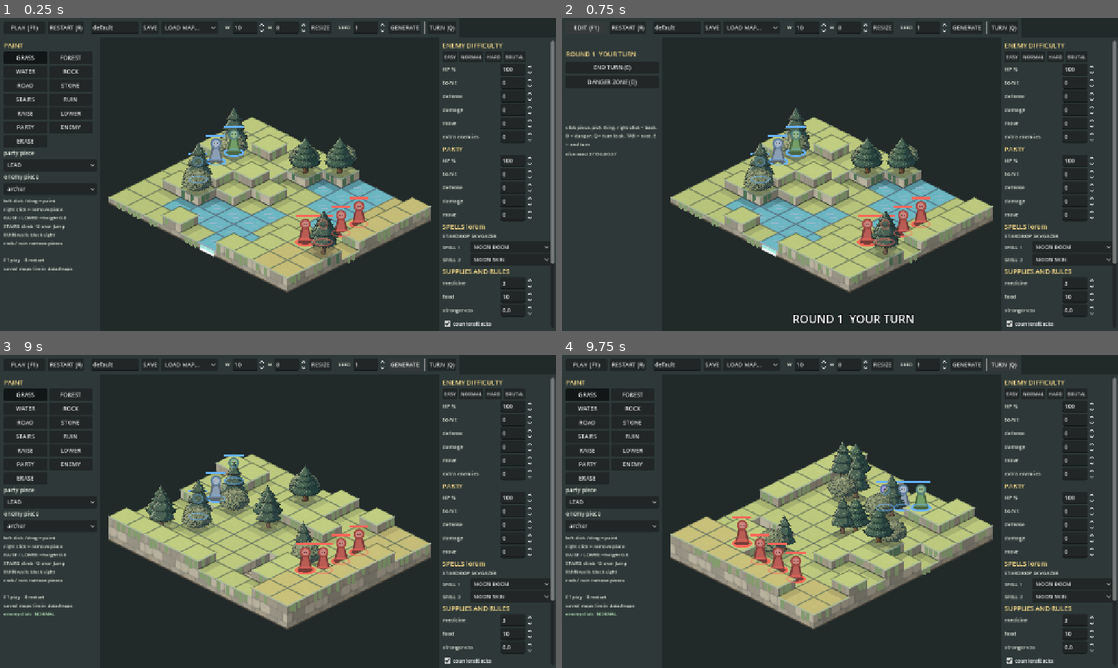
Above: before the commit, frames 1-4 (two rows, left to right).
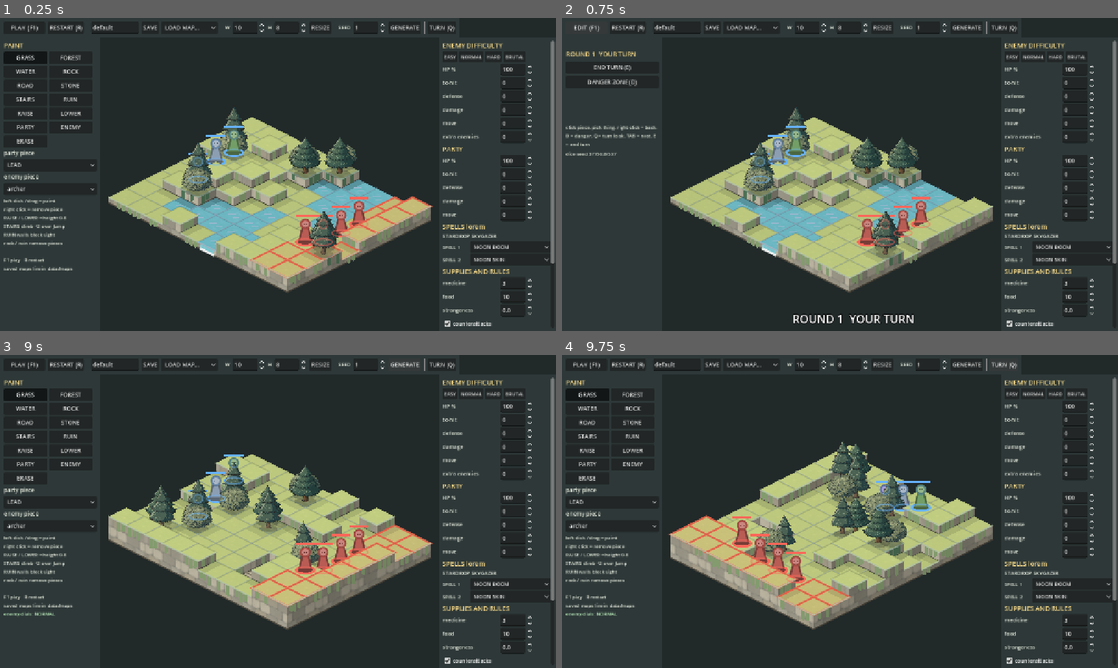
Above: after the commit, the same moments.

Repository: BrandonSigil/lodestone
Game: Godot game, scene res://scenes/combat_sandbox.tscn
The game is run twice, just before and just after one commit, with the same random seed, the same clock (stepped at 60 frames per second) and the same inputs. This scene is started directly instead of the project's main scene.
Inputs:
- Up to frame 1 (0.25 s): no input
- Up to frame 2 (0.75 s): click "PLAY (F1)" at 0.5 s
- Up to frame 3 (9 s): click "RESTART (R)" at 1.25 s; click "RESTART (R)" at 2 s; click "RESTART (R)" at 2.75 s; click "EASY" at 3.5 s; click "EASY" at 4.25 s; click "NORMAL" at 5 s; click "NORMAL" at 5.75 s; click "EDIT (F1)" at 6.5 s; click "PLAY (F1)" at 7.25 s; click "RESIZE" at 8 s; click "GENERATE" at 8.75 s
- Up to frame 4 (9.75 s): click "TURN (Q)" at 9.5 s

The runs differ from the first frame. In frame 1, 1.6% of the frame differs, in the area x 19-78%, y 31-84%; in frame 2, 1.1%; in frame 3, 1.6%; in frame 4, 1.5%.

Commit message:
Painted falls scroll, highlight rims on painted tops, softer grid lines
Co-Authored-By: Claude Opus 5.5 <noreply@anthropic.com>
Claude-Session: https://claude.ai/code/session_014TQzCz1JThk2mqjN25parv

Diff:
--- a/game/scripts/combat/combat_board.gd
+++ b/game/scripts/combat/combat_board.gd
@@ -287,12 +287,16 @@
 		draw_colored_polygon(top, Color(1.0, 0.55, 0.15, 0.22))
 	if highlights.has(c):
 		draw_colored_polygon(top, highlights[c])
+		if top_tex != null:
+			# Painted tops are busier than graybox, so highlighted cells also get a solid rim.
+			var rim: Color = highlights[c]
+			draw_polyline(PackedVector2Array([tl, tr, br, bl, tl]), Color(rim, 0.95), 2.0, true)
 	if area.has(c):
 		draw_colored_polygon(top, Color(1.0, 0.4, 0.2, 0.45))
 	if c == hover:
 		draw_colored_polygon(top, Color(1, 1, 1, 0.18))
 	var edge := top_col.darkened(0.55)
-	draw_polyline(PackedVector2Array([tl, tr, br, bl, tl]), Color(edge, 0.5), 1.0, true)
+	draw_polyline(PackedVector2Array([tl, tr, br, bl, tl]), Color(edge, 0.5 if top_tex == null else 0.2), 1.0, true)
 	for e in [lit_edge, shade_edge]:
 		draw_line(iso(e[0].x, e[0].y, h), iso(e[1].x, e[1].y, h), Color(top_col.lightened(0.35), 0.8), 1.5, true)
 	if danger.has(c):
@@ -414,7 +418,17 @@
 	var b2 := a.lerp(b, 0.88)
 	var top_h := h - 0.08
 	var sheet := FALL.lerp(ALIEN_COLORS[CombatGrid.T.WATER], strangeness * 0.7)
-	draw_colored_polygon(PackedVector2Array([iso(a2.x, a2.y, top_h), iso(b2.x, b2.y, top_h), iso(b2.x, b2.y, hb), iso(a2.x, a2.y, hb)]), sheet)
+	var pts := PackedVector2Array([iso(a2.x, a2.y, top_h), iso(b2.x, b2.y, top_h), iso(b2.x, b2.y, hb), iso(a2.x, a2.y, hb)])
+	var fall_tex := BattleArt.texture("side_water", true)
+	if fall_tex != null:
+		# Painted falls scroll downward; one texture covers 2 levels of drop.
+		var v := -fmod(_time * 0.6, 1.0)
+		var tint := _tint(CombatGrid.T.WATER)
+		var uv := PackedVector2Array([Vector2(0, v - top_h * 0.5), Vector2(0.5, v - top_h * 0.5), Vector2(0.5, v - hb * 0.5), Vector2(0, v - hb * 0.5)])
+		draw_polygon(pts, PackedColorArray([tint, tint, tint, tint]), uv, fall_tex)
+		draw_line(iso(a2.x, a2.y, hb), iso(b2.x, b2.y, hb), Color(1, 1, 1, 0.85), 3.0, true)
+		return
+	draw_colored_polygon(pts, sheet)
 	for k in 4:
 		var f := 0.2 + k * 0.2
 		var p := a2.lerp(b2, f)
